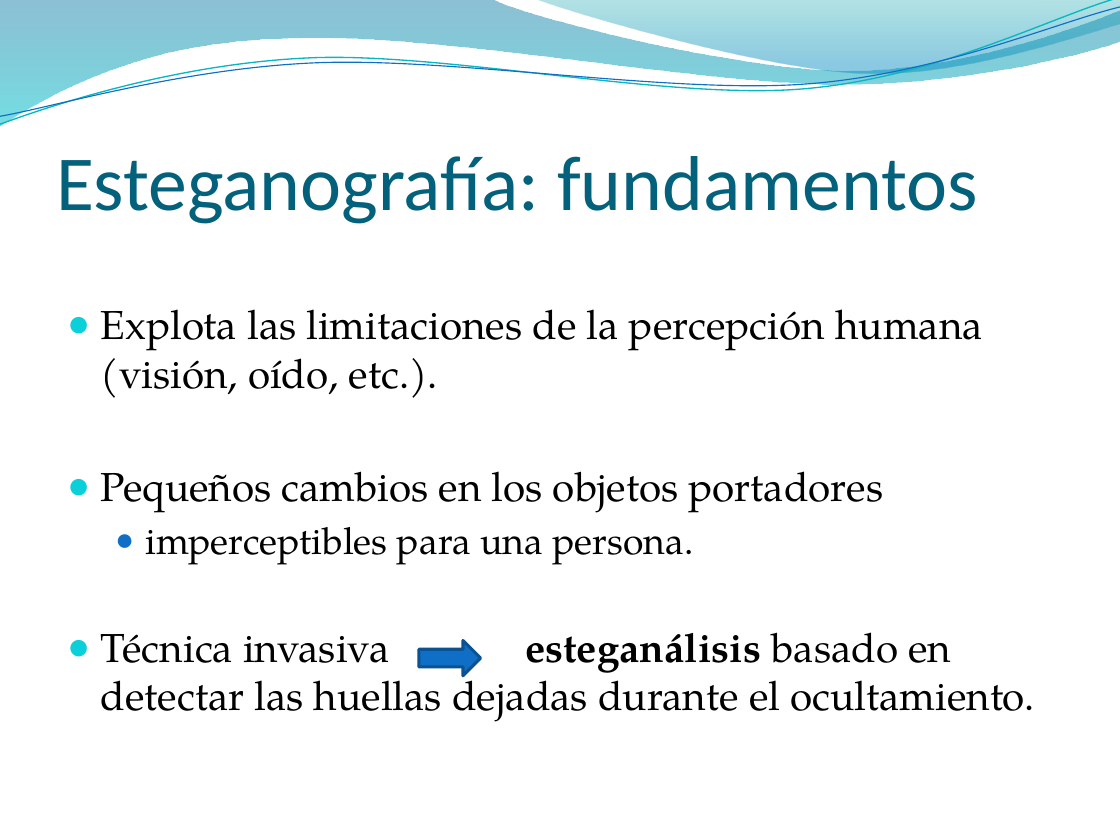
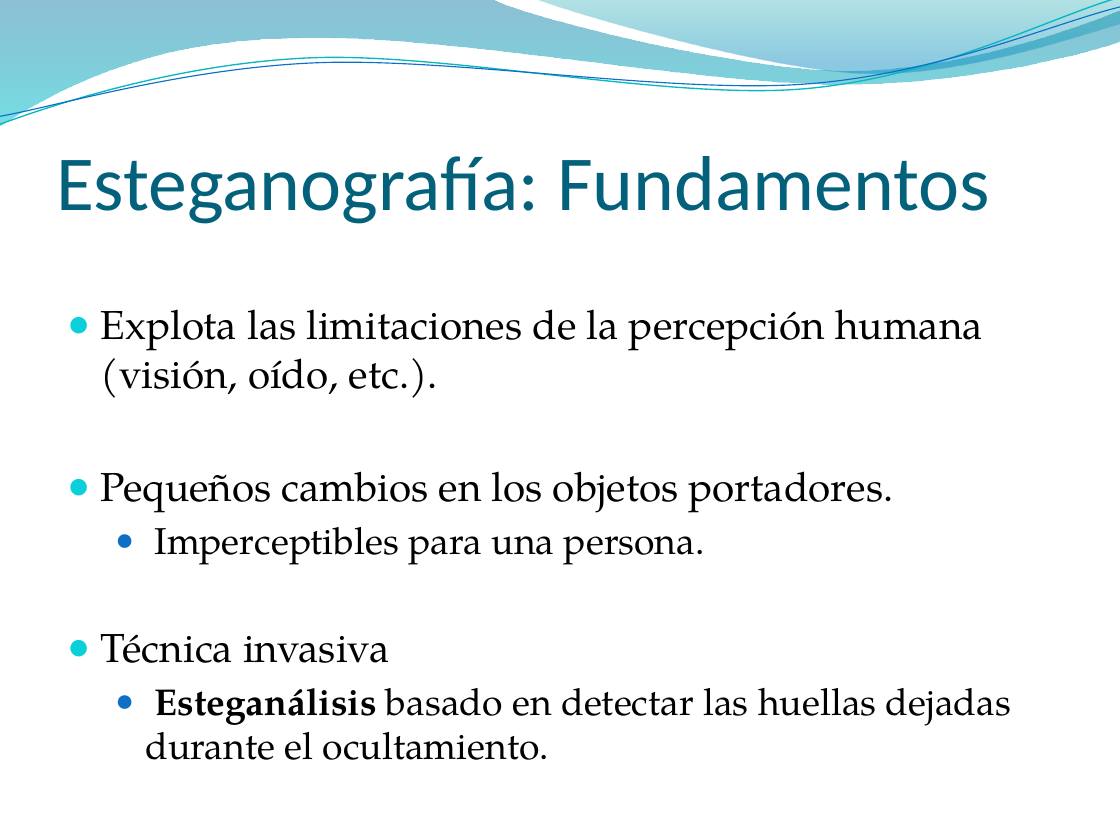
Before and after one commit to pasruiben/esteganografia-criptografia, a slide deck: slide 6 of doc/Ocultar datos en archivos de sonido.pptx (slide 8 before the commit). Drawn at 1120x840 pixels with LibreOffice and Linux fonts; fonts in the diff are those of the drawing; background and template pictures are left out. Boxes give left, top, right and bottom in pixels: in the first picture for what was removed or moved away, otherwise in the second. Text is boxed around its words. In the diff, an @@ line names an element or a change of style, - is before the commit and + after.

```diff
--- a/doc/Ocultar datos en archivos de sonido.pptx
+++ b/doc/Ocultar datos en archivos de sonido.pptx
@@ title at (x1=56, y1=156, x2=990, y2=224): text changed @@
-Esteganografía: fundamentos
+Esteganografía: Fundamentos
@@ text at (x1=101, y1=471, x2=1011, y2=760): text changed; size 26 to 24 pt @@
-● Pequeños cambios en los objetos portadores
-  ● imperceptibles para una persona.
-● Técnica invasiva esteganálisis basado en detectar las huellas dejadas durante el ocultamiento.
+● Pequeños cambios en los objetos portadores.
+  ● Imperceptibles para una persona.
+● Técnica invasiva
+  ● Esteganálisis basado en detectar las huellas dejadas durante el ocultamiento.
@@ right arrow removed at (x1=419, y1=641, x2=480, y2=675) @@
```
Also in this commit, not shown: 32 other slides changed, 4 slides added, 4 slides removed.
